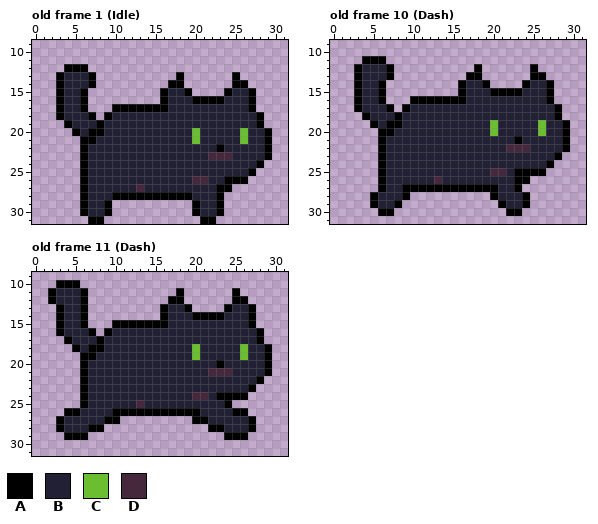
File history of a pixel-art file, Assets/Sprites/ShadowCat/ShadowCat1.aseprite. The first picture shows the starting point.
32x32 pixels, 23 frames. Shown: old frame 1 (Idle): x 0..31, y 9..31; old frame 10 (Dash): x 0..31, y 9..31; old frame 11 (Dash): x 0..31, y 9..31. The commit also changed other frames, which this record leaves out.
Visible layers, top first: "Layer 3", "Layer 1", "Layer 4".
Palette (. is transparent): A #000000  B #222034  C #6abe30  D #45283c
Pixels before, old frame 1 (Idle), first column x 3:
12 .AAA.......................
13 ABBBA..........A......A....
14 ABBBA.........AA......AA...
15 ABBA.........ABBA....ABBA..
16 ABBA.........ABBBAAAABBBA..
17 ABBA...AAAAAAABBBBBBBBBBA..
18 ABBBA.ABBBBBBBBBBBBBBBBBBA.
19 .ABBBABBBBBBBBBBBBBBBBBBBA.
20 ..ABAABBBBBBBBBBBCBBBBBCBBA
21 ...AABBBBBBBBBBBBCBBBBBCBBA
22 ...ABBBBBBBBBBBBBBBBABBBBBA
23 ...ABBBBBBBBBBBBBBBDDDBBBBA
24 ...ABBBBBBBBBBBBBBBBBBBBBA.
25 ...ABBBBBBBBBBBBBBBBBBBBA..
26 ...ABBBBBBBBBBBBBDDBBAAA...
27 ...ABBBBBBDBBBBBBBBBAA.....
28 ...ABBBAAAAAAAAAABBBA......
29 ...ABBA..........ABBA......
30 ...ABBA..........ABBA......
31 ....AA............AA.......
Pixels before, old frame 10 (Dash), first column x 3:
11 .AAA.......................
12 ABBBA..........A......A....
13 ABBBA.........AA......AA...
14 ABBA.........ABBA....ABBA..
15 ABBA.........ABBBAAAABBBA..
16 ABBA...AAAAAAABBBBBBBBBBA..
17 ABBBA.ABBBBBBBBBBBBBBBBBBA.
18 .ABBBABBBBBBBBBBBBBBBBBBBA.
19 ..ABAABBBBBBBBBBBCBBBBBCBBA
20 ...AABBBBBBBBBBBBCBBBBBCBBA
21 ...ABBBBBBBBBBBBBBBBABBBBBA
22 ...ABBBBBBBBBBBBBBBDDDBBBBA
23 ...ABBBBBBBBBBBBBBBBBBBBBA.
24 ...ABBBBBBBBBBBBBBBBBBBBA..
25 ...ABBBBBBBBBBBBBDDBAAAA...
26 ...ABBBBBBDBBBBBBBBBAA.....
27 ...ABBAAAAAAAAAAAABBA......
28 ..ABBBA..........ABBBA.....
29 ..ABBA............ABBA.....
30 ...AA..............AA......
Pixels before, old frame 11 (Dash), first column x 2:
10 .AAA........................
11 ABBBA...........A......A....
12 ABBBA..........AA......AA...
13 .ABBA.........ABBA....ABBA..
14 .ABBA.........ABBBAAAABBBA..
15 .ABBA...AAAAAAABBBBBBBBBBA..
16 .ABBBA.ABBBBBBBBBBBBBBBBBBA.
17 ..ABBBABBBBBBBBBBBBBBBBBBBA.
18 ...ABAABBBBBBBBBBBCBBBBBCBBA
19 ....AABBBBBBBBBBBBCBBBBBCBBA
20 ....ABBBBBBBBBBBBBBBBABBBBBA
21 ....ABBBBBBBBBBBBBBBDDDBBBBA
22 ....ABBBBBBBBBBBBBBBBBBBBBA.
23 ....ABBBBBBBBBBBBBBBBBBBBA..
24 ....ABBBBBBBBBBBBBDDBAAAA...
25 ....ABBBBBBDBBBBBBBBBBA.....
26 ..AABBBBAAAAAAAAAAABBBBAA...
27 .ABBBBBAA.........AABBBBBA..
28 .ABBBAA.............AABBBA..
29 ..AAA.................AAA...
The same view after the edit:
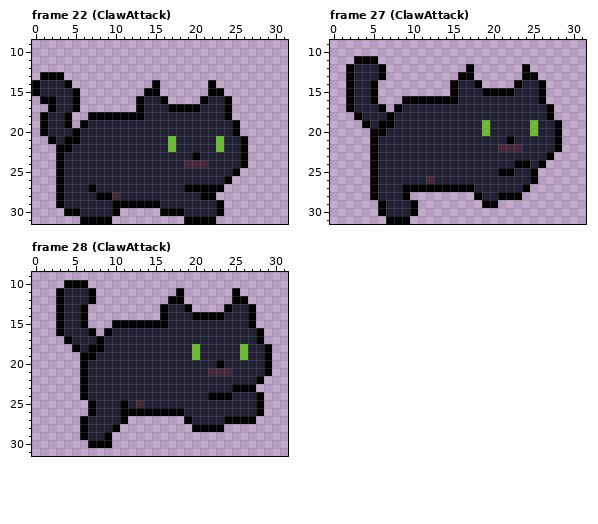
A new or re-ordered frame is compared with the old frame closest to it.
The author wrote: Added FurBall and ClawAttack skills
Difference:
frames 23 -> 39
frames re-ordered
Changed rows in their new state; - is an unchanged pixel.
Frame 22 (ClawAttack) against old frame 1 (Idle), layers "Layer 3", "Layer 1":
first column x 0:
12 ----...-----------------------
13 -AA-....----------.------.----
14 ABBBA...-------A-..---A--..---
15 ABBB-A.-------AA....--AA....--
16 -AAB-A.------ABB-....-BBA...--
17 --AB-A.---...-BBBAAAA---A...--
18 -ABBA..-A-AAAA----------A....-
19 -ABB-.A-B----------------A...-
20 -ABBB--BB-----------B----A....
21 --ABAABB---------C--B--C--A...
22 ---AABB----------C-----C--A...
23 ---ABBB-------------A-BBB-A...
24 ---ABBB------------DDD----A..-
25 ---ABBB------------------A..--
26 ---ABBB-------------BB---..---
27 ---ABBBA-----B-----AAAA-.-----
28 ---ABBB-AADBBBBBBBBB-AA.------
29 ---ABBB--BAAAAAABBBBB---------
30 ----AAB--BA-----AAABB---------
31 ------A--A---------AA---------
Frame 27 (ClawAttack) is new; against old frame 10 (Dash), layers "Layer 3", "Layer 1":
first column x 2:
11 -A--.-----------------------
12 AB--A.---------A.-----A.----
13 AB--A.--------A-.-----A-.---
14 AB-A.--------AB-A.---AB-A.--
15 AB-A.--------AB--A---B--A.--
16 AB-A.--A------B---------A.--
17 AB--A.AB-----------------A.-
18 -AB--AB------------------A.-
19 --ABA-B----------CB----CB-A.
20 ---A-B-----------CB----CB-A.
21 ---AB---------------AB----A.
22 ---AB--------------D--B---A.
23 ---AB--------------------A.-
24 ---AB----------------AA-A.--
25 ---AB-------------BAABB-.---
26 ---AB-----DB---------BBA----
27 ---AB-----------BBB--BA-----
28 ----------------ABBAAA.-----
29 ---.A-BBA--------AA....-----
30 -----BBBA-----------..------
31 -----AAA--------------------
Frame 28 (ClawAttack) is new; against old frame 11 (Dash), layers "Layer 3", "Layer 1":
first column x 2:
10 -.--A-
11 .A--BA
12 .A--BA
first column x 3:
23 ----------------------AA--
24 -----------------BBA--BBBA
25 ---.A---A------------BBBBA
26 -...A--B--------BB----BBBA
27 ...A--BBA-------ABB--AAA--
28 ...ABBBA---------AA--....-
29 -..-BBA--------------...--
30 ----AAA-------------------
Pixel boxes of the changes (left, top, right, bottom) in both pictures:
changed: (32, 64, 272, 224)
changed: (346, 56, 442, 224)
changed: (450, 64, 570, 216)
changed: (48, 280, 96, 304)
changed: (184, 384, 264, 440)
changed: (56, 400, 128, 448)
